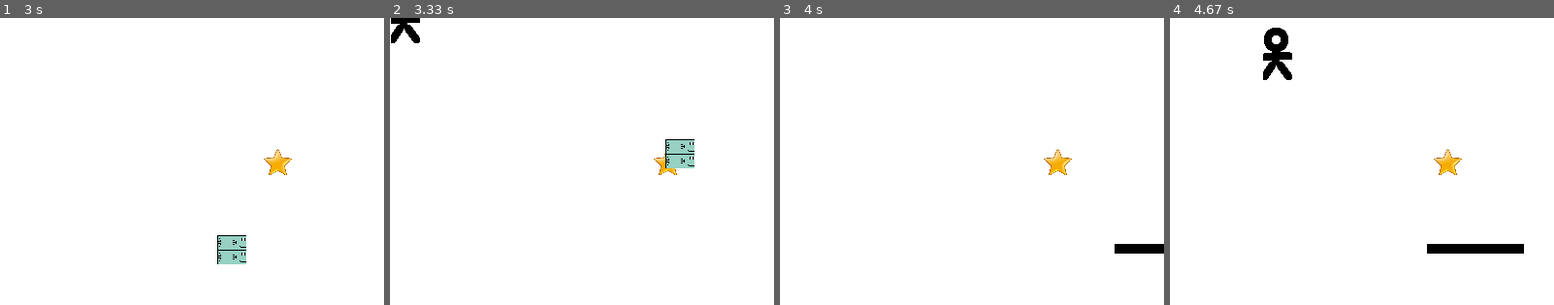
Above: before the commit, frames 1-4 (left to right).
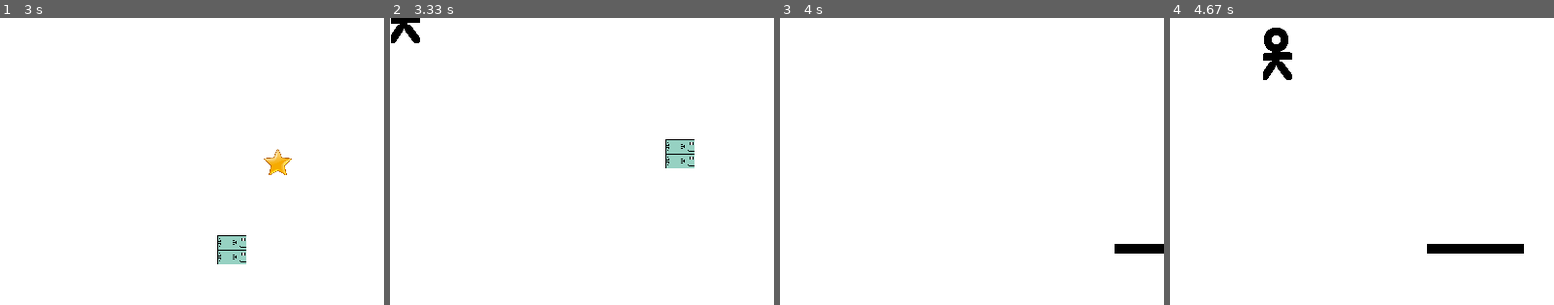
Above: after the commit, the same moments.

Repository: nkudeba/pygame-platform-evolution
Game: pygame game, started from platformer.py
Same seed, same stepped clock (60 frames per second), same inputs: the game is played once before the commit and once after it.
Inputs:
- Up to frame 1 (3 s): tap Space at 0.33, 0.73, 1.03, 1.23, 1.53, 1.73, 2.03, 2.3, 2.6, 2.73 s; hold Right 0.67-1.13 s; tap S at 0.82, 2.38 s; hold Right 1.17-1.63 s; hold Left 1.67-2.2 s; hold Left 2.23-2.63 s; hold Right from 2.67 s (still down)
- Up to frame 2 (3.33 s): tap Space at 3.03 s; release Right at 3.3 s
- Up to frame 3 (4 s): hold Left 3.33-3.8 s; tap Space at 3.4, 3.7, 3.9 s; hold Right from 3.83 s (still down); tap S at 3.98 s
- Up to frame 4 (4.67 s): tap Space at 4.2, 4.4 s; release Right at 4.3 s; hold Right from 4.33 s (still down)
The pictures show only the part of the screen within x 28-78%, y 11-61%; the shares and areas given below are measured in that part.

Frame 1 is identical in both runs. In frame 2, 0.2% of the frame differs, in the area x 68-75%, y 47-55%; in frame 3, 0.3%, in the area x 68-77%, y 45-55%; in frame 4, 0.3%.

Commit message:
add fish star collision

Diff:
--- a/platformer.py
+++ b/platformer.py
@@ -196,6 +196,12 @@
         object.velocity[0] = 0
         object.rect.x = WIDTH - object.width - 10
 
+def fish_star_collision(fishes, stars):
+    collisions = pygame.sprite.groupcollide(fishes, stars, False, True)
+    for fish, collided_stars in collisions.items():
+        fish.score += 100 * len(collided_stars)
+
+
 
 def barCollision(object, moving_bars):
     if isinstance(object,Stickman):
@@ -255,6 +261,7 @@
         check_collision(stickman, platform)
         check_collision(fishes, platform)
 
+    fish_star_collision(fishes, stars)
 
     bars_right_collision = pygame.sprite.groupcollide(moving_bars, rightplatforms, False, False, pygame.sprite.collide_mask)
     if bars_right_collision:
--- /dev/null
+++ b/platformer_updated.py
@@ -0,0 +1,311 @@
+import pygame
+import random
+import sys
+
+# Initialize pygame
+pygame.init()
+
+# Game settings
+WIDTH, HEIGHT = 800, 600
+FPS = 60
+
+# Colors
+WHITE = (255, 255, 255)
+BLACK = (0, 0, 0)
+Text_Color = (0, 0, 0)
+
+# Font
+font = pygame.font.Font(None, 36)
+
+# Initialize the screen
+screen = pygame.display.set_mode((WIDTH, HEIGHT))
+pygame.display.set_caption("Stickman Platform Game")
+fish_count = 0
+
+
+# Function to load and scale image
+def load_and_scale_image(image_path, width, height):
+    picture = pygame.image.load(image_path)
+    return pygame.transform.scale(picture, (width, height))
+
+
+class Character(pygame.sprite.Sprite):
+    def __init__(self, x, y, image):
+        pygame.sprite.Sprite.__init__(self)
+        self.image = image
+        self.rect = self.image.get_rect()
+        self.elapsedTime = pygame.time.get_ticks()
+        self.rect.x = x
+        self.rect.y = y
+        self.velocity = [0, 0]
+        self.on_moving_bar = False
+        self.score = 0
+        self.width = self.image.get_width()
+        self.height = self.image.get_height()
+
+    def update(self):
+        self.basicUpdate()
+
+    def basicUpdate(self):
+        self.rect.x += self.velocity[0]
+        self.rect.y += self.velocity[1]
+
+# Stickman class
+class Stickman(Character):
+    def __init__(self, x, y):
+        image = load_and_scale_image('player2.png', 30, 55)
+        super().__init__(x, y, image)
+    def update(self):
+        self.basicUpdate()
+        self.velocity[1] += 1  # Gravity
+        self.elapsedTime = pygame.time.get_ticks()
+
+
+class Fish(Character):
+    def __init__(self, x, y, c1ax, c2ax, c3ax, c1ay, c2ay, c3ay, velocity = [0, 0], name = fish_count + 1):
+        fishWidth = 30
+        fishHeight = 30
+        self.elapsedTime = pygame.time.get_ticks()
+        self.fish_image(fishWidth, fishHeight)
+        self.name = "fish " + str(name)
+        super().__init__(x, y, self.image)
+        self.score = 0
+        self.c1ax = c1ax
+        self.c2ax = c2ax
+        self.c3ax = c3ax
+        self.c1ay = c1ay
+        self.c2ay = c2ay
+        self.c3ay = c3ay
+
+    def fish_image(self, fishWidth, fishHeight):
+        random_red    = random.randint( 50, 250 )
+        random_green  = random.randint( 50, 250 )
+        random_blue   = random.randint( 50, 250 )
+        random_colour = ( random_red, random_green, random_blue )
+        self.image = load_and_scale_image('fish_image.png', fishWidth, fishHeight)
+        self.rect = self.image.get_rect()
+        fish_scales= pygame.Surface( ( fishWidth, fishHeight ) )
+        fish_scales.fill( random_colour )
+        fish_scales.blit( self.image, (0,0) )
+        self.image = fish_scales
+    def automate_movement(self, xvel = random.randint (-1, 1), yvel = random.randint (-1, 1)):
+        self.velocity[0] += xvel
+        self.velocity[1] += yvel
+
+
+    def update(self):
+        # self.automate_movement()
+        c1ax = self.c1ax
+        c2ax = self.c2ax
+        c3ax = self.c3ax
+        c1ay = self.c1ay
+        c2ay = self.c2ay
+        c3ay = self.c3ay
+        t = self.elapsedTime = pygame.time.get_ticks() / 100
+        self.velocity[0] = c1ax * t * t + c2ax * t * c3ax
+        self.velocity[1] = c1ay * t * t + c2ay * t + c3ay
+        self.basicUpdate()
+        # self.velocity[1] += 1  # Gravity
+
+class Projectile(Character):
+    def __init__(self, x, y, velocity = [4, 0]):
+        self.image = pygame.Surface((10, 2))
+        self.image.fill(BLACK)
+        super().__init__(x, y, self.image)
+        self.velocity = velocity
+        self.on_moving_bar = False
+
+
+# Platform class
+class Platform(Character):
+    def __init__(self, x, y, width, height):
+        self.image = pygame.Surface((width, height))
+        self.image.fill(BLACK)
+        super().__init__(x, y, self.image)
+
+# Star class
+class Star(Character):
+    def __init__(self, x, y, velocity = [0, 0]):
+        self.image = load_and_scale_image('star.png', 30, 30)
+        super().__init__(x, y, self.image)
+        self.velocity = velocity
+
+# Moving bar class
+class MovingBar(Platform):
+    def __init__(self, x, y, width, height, speed):
+        super().__init__(x, y, width, height)
+        self.speed = speed
+        self.width = width
+
+    def update(self):
+        self.rect.x += self.speed
+        if self.rect.x + self.rect.width > WIDTH -10 or self.rect.x < 10:
+            self.speed = -self.speed
+
+# Create game objects
+stickman = Stickman(40, HEIGHT-50)
+
+platformNames = [['horiplatforms', [0, HEIGHT - 10, WIDTH, 10]], ['topplatforms',[0, 0, WIDTH, 10]], ['vertplatforms', [-40, 0, 50, HEIGHT]], ['rightplatforms',[WIDTH - 10, 0, 50, HEIGHT]]]
+for platform in platformNames:
+    globals()[platform[0]] = pygame.sprite.Group()
+    globals()[platform[0]].add(Platform( platform[1][0], platform[1][1], platform[1][2], platform[1][3]))
+
+moving_bars = pygame.sprite.Group()
+moving_bars.add(MovingBar(100, HEIGHT - 100, 100, 10, 3))
+moving_bars.add(MovingBar(150, HEIGHT - 300, 100, 10, 2.5))
+stars = pygame.sprite.Group()
+projectiles = pygame.sprite.Group()
+starlist = [[100, 100], [150, 50], [100, 471], [500, 200], [120, 421]]
+for star in starlist:
+    stars.add(Star(star[0], star[1], [0, 0]))
+
+players = pygame.sprite.Group()
+# players.add(Stickman(100, HEIGHT - 50))
+fishes = pygame.sprite.Group()
+fishlist = [540, 100, 200, 300]
+for fish in fishlist:
+    fishes.add(Fish(fish, HEIGHT-50, random.randint (-5, 5) * 0.001, random.randint (-5, 5) * 0.001, random.randint (-5, 5) * 0.001, random.randint (-5, 5) * 0.001, random.randint (-5, 5) * 0.001, random.randint (-5, 5) * 0.001))
+
+# Main game loop
+clock = pygame.time.Clock()
+
+
+def check_collision(object, platform):
+    if isinstance(object, Stickman):
+        collision = pygame.sprite.spritecollide(object, platform, False)
+    else:
+        collision = pygame.sprite.groupcollide(object, platform, False, False, pygame.sprite.collide_mask)
+    if collision:
+        if isinstance(object, Stickman):
+            platform_collisions(object, platform)
+        else:
+            for object, myplatform in collision.items():
+                platform_collisions(object, platform)
+
+def platform_collisions(object, platform):
+    if platform is horiplatforms:
+        object.velocity[1] = 0
+        object.rect.y = HEIGHT - object.height - 10
+    elif platform is topplatforms:
+        object.velocity[1] = 0
+        object.rect.y = 10
+    elif platform is vertplatforms:
+        object.velocity[0] = 0
+        object.rect.x = 10
+    elif platform is rightplatforms:
+        object.velocity[0] = 0
+        object.rect.x = WIDTH - object.width - 10
+
+def fish_star_collision(fishes, stars):
+    collisions = pygame.sprite.groupcollide(fishes, stars, False, True)
+    for fish, collided_stars in collisions.items():
+        fish.score += 100 * len(collided_stars)
+
+
+
+def barCollision(object, moving_bars):
+    if isinstance(object,Stickman):
+        bar_collision = pygame.sprite.spritecollide(object, moving_bars, False)
+    else:
+        bar_collision = pygame.sprite.groupcollide(object, moving_bars, False, False, pygame.sprite.collide_mask)
+    if bar_collision:
+        if isinstance(object, Stickman):
+            bar = bar_collision[0]
+            handleBarCollision(object, bar_collision, bar)
+        else:
+            for object, bars in bar_collision.items():
+                bar = bars[0]
+                handleBarCollision(object, bar_collision, bar)
+
+
+def handleBarCollision(object, bar_collision, bar):
+    if object.on_moving_bar and bar_collision:
+        object.rect.x += bar.speed # Move with the bar
+        object.velocity[0] += bar.speed
+    if object.velocity[1] > 0:  # Landing on the bar
+        object.rect.y = bar.rect.y - object.rect.height
+        object.velocity[1] = 0
+        object.on_moving_bar = True
+    elif object.velocity[1] < 0:  # Hitting the bar from below
+        object.rect.y = bar.rect.y + bar.rect.height + 5
+        object.velocity[1] = 0
+
+while True:
+    for event in pygame.event.get():
+        if event.type == pygame.QUIT:
+            pygame.quit()
+            sys.exit()
+
+    # Input handling
+    keys = pygame.key.get_pressed()
+
+    # Projectile shot when pressing 's'
+    if keys[pygame.K_s]:
+        projectiles.add(Projectile(stickman.rect.x, stickman.rect.y + 20, [(stickman.velocity[0]+ 0.0001)/abs(stickman.velocity[0] + 0.0001) * 20,0]))
+
+    if keys[pygame.K_LEFT]:
+        stickman.velocity[0] = -5
+    elif keys[pygame.K_RIGHT]:
+        stickman.velocity[0] = 5
+    else:
+        stickman.velocity[0] = 0
+
+    if keys[pygame.K_SPACE]:
+        stickman.velocity[1] = -15
+        stickman.on_moving_bar = False
+
+
+    # Check for collisions with platforms
+    platforms = [horiplatforms, topplatforms, vertplatforms, rightplatforms]
+    for platform in platforms:
+        check_collision(stickman, platform)
+        check_collision(fishes, platform)
+
+    fish_star_collision(fishes, stars)
+
+    bars_right_collision = pygame.sprite.groupcollide(moving_bars, rightplatforms, False, False, pygame.sprite.collide_mask)
+    if bars_right_collision:
+        for bar, platform in bars_right_collision.items():
+            bar.rect.x = platform[0].rect.x - bar.width
+
+    star_collision = pygame.sprite.spritecollide(stickman, stars, True, pygame.sprite.collide_mask)
+    if star_collision:
+        stickman.rect.y = star_collision[0].rect.y - stickman.rect.height
+        stickman.velocity[1] = 0
+        print ("star collision")
+        stickman.score += 100
+
+    star_bar_collision = pygame.sprite.groupcollide(stars, moving_bars, False, False)
+    if star_bar_collision:
+        # print("star bar collision")
+        for star, bar in star_bar_collision.items():
+            star.velocity[0] = bar[0].speed
+            star.on_moving_bar = True
+
+    star_player_collision = pygame.sprite.groupcollide(players, stars, True, True)
+    if star_player_collision:
+        print("star player collision")
+
+    # Check for collisions with moving bars
+    barCollision(stickman, moving_bars)
+    barCollision(fishes, moving_bars)
+
+
+    # Draw game objects
+    screen.fill(WHITE)
+    screen.blit(stickman.image, stickman.rect)
+    tobuild = [horiplatforms, vertplatforms, rightplatforms, topplatforms, moving_bars, stars, fishes, projectiles]
+    for group in tobuild:
+        for object in group:
+            screen.blit(object.image, object.rect)
+    score_text = font.render("Score: " + str(stickman.score), True, Text_Color)
+    time_text = font.render("Time: " + str(stickman.elapsedTime), True, Text_Color)
+    screen.blit(score_text, (WIDTH - 170, 10))
+    screen.blit(time_text, (WIDTH - 170, 40))
+    pygame.display.flip()
+    clock.tick(FPS)
+
+    # Update game objects
+    toupdate = [stickman, moving_bars, stars, projectiles, fishes]
+    for object in toupdate:
+        object.update()
